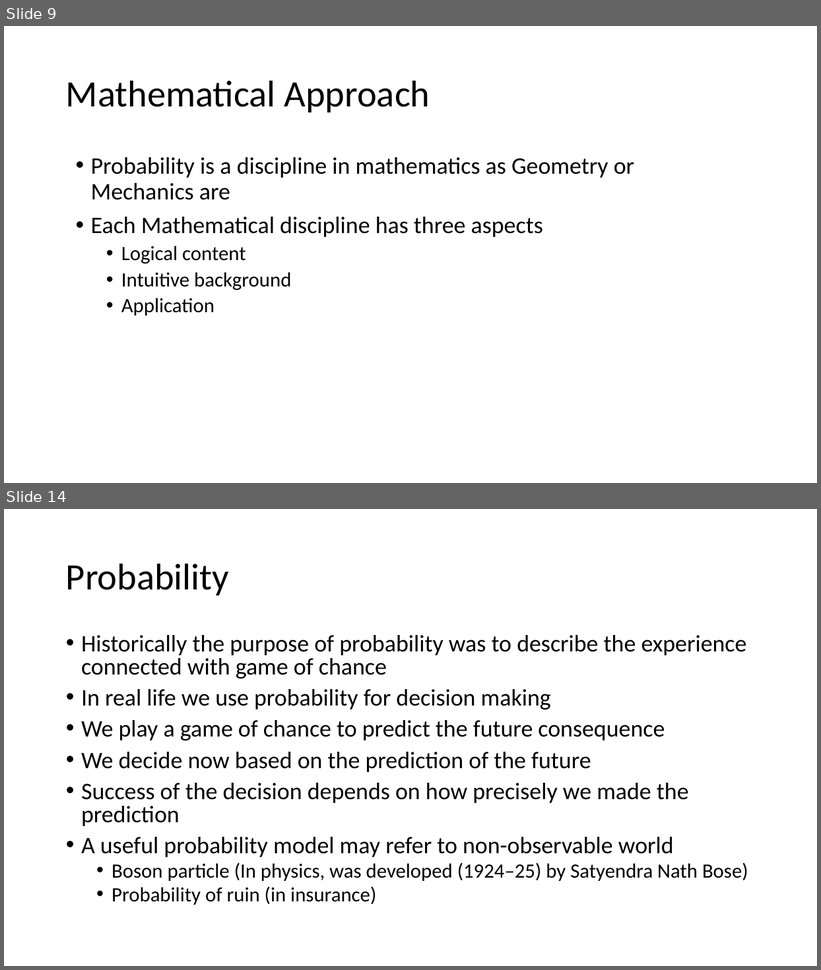
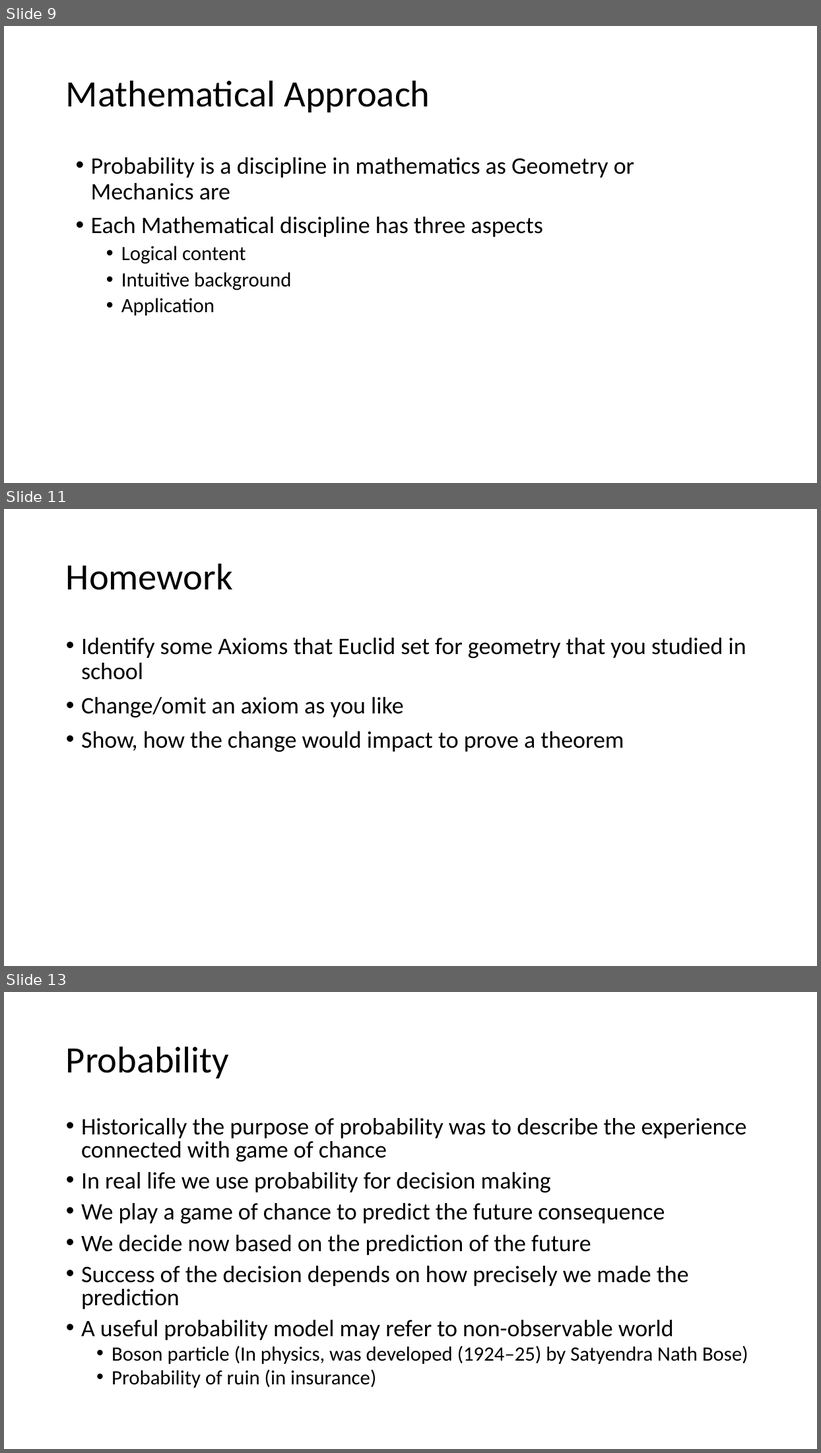
Before and after one commit to yushuf/TeamBeta, a slide deck: Presentation.pptx. Shown one above the other, each under a label of ours: slides 9 and 14 before the commit, slides 9, 11 and 13 after it; the slides between them are not shown. The pictures are 821x970 and 821x1453 pixels, drawn with LibreOffice and Linux fonts; fonts in the diff are those of the drawing. Boxes give left, top, right and bottom in pixels: in the first picture for what was removed or moved away, otherwise in the second. Text is boxed around its words. In the diff, an @@ line names an element or a change of style, - is before the commit and + after.

```diff
--- a/Presentation.pptx
+++ b/Presentation.pptx
@@ slide 11 added at <box>4,509,817,966</box>, background #FFFFFF @@
@@ title added at <box>66,563,233,590</box>, 44 pt, text #000000 @@
+Homework
@@ text added at <box>81,638,746,752</box>, 28 pt, text #000000 @@
+• Identify some Axioms that Euclid set for geometry that you studied in school
+• Change/omit an axiom as you like
+• Show, how the change would impact to prove a theorem
@@ what was slide 14 is now slide 13 @@
```
Also in this commit, not shown: 5 slides changed, 7 other slides added, 4 slides removed.
